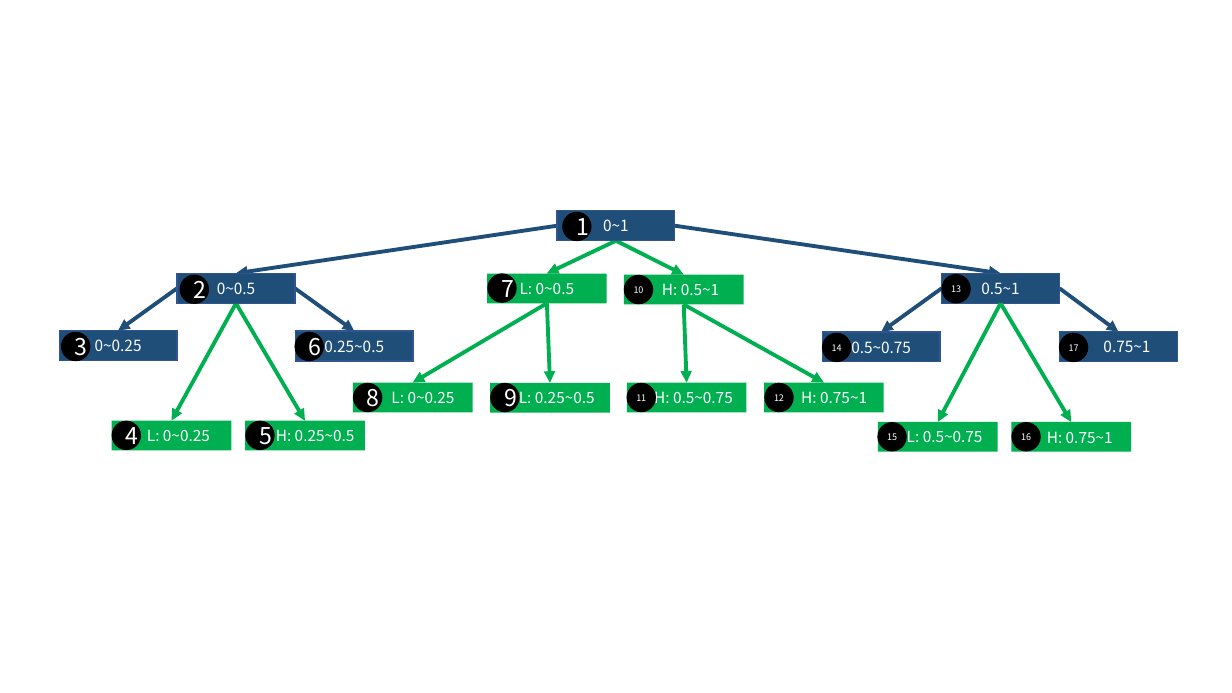
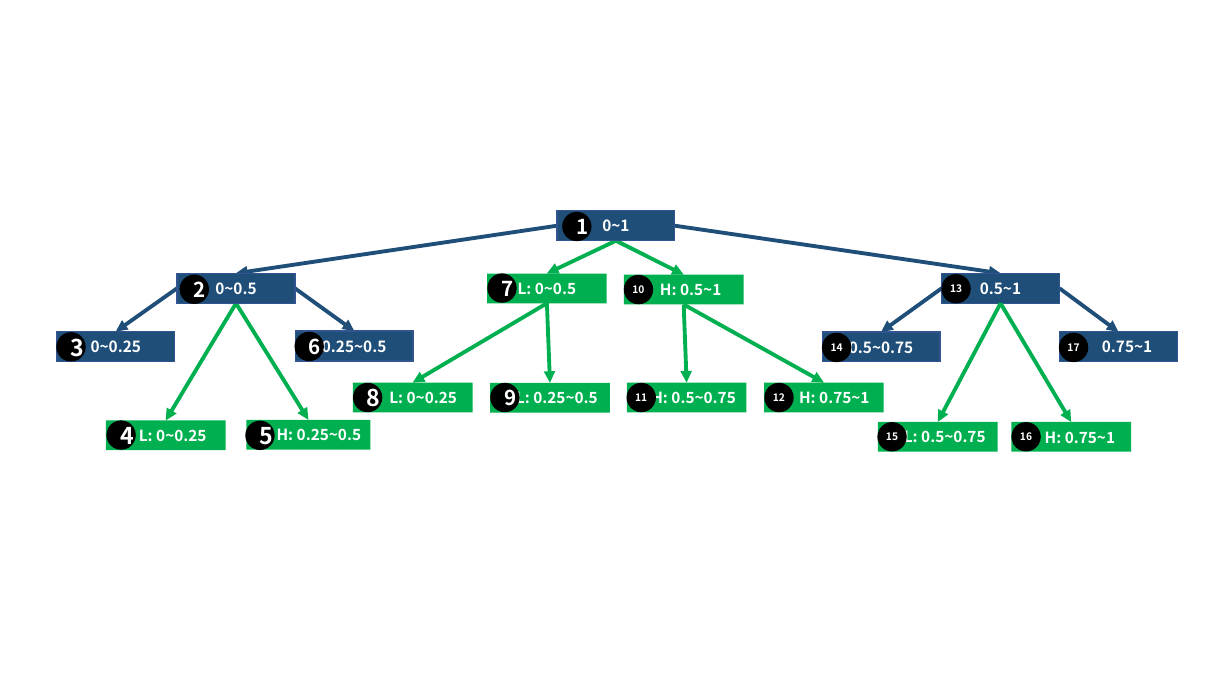
Before and after one commit to shiwanghua/HEM, a slide deck: slide 1 of pictures/HEM_expand/biye/BG-Tree.pptx. Drawn at 1232x693 pixels with LibreOffice and Linux fonts; fonts in the diff are those of the drawing. Boxes give left, top, right and bottom in pixels: in the first picture for what was removed or moved away, otherwise in the second. Text is boxed around its words. In the diff, an @@ line names an element or a change of style, - is before the commit and + after.

```diff
--- a/pictures/HEM_expand/biye/BG-Tree.pptx
+++ b/pictures/HEM_expand/biye/BG-Tree.pptx
@@ arrow moved from (236, 303) - (172, 421) to (236, 303) - (165, 421) @@
@@ arrow moved from (236, 303) - (305, 421) to (236, 303) - (309, 420) @@
@@ size 7 to 8 pt, bold on in 8 elements at bbox=[625, 275, 653, 303], bbox=[628, 384, 655, 411], bbox=[765, 384, 793, 411], bbox=[943, 274, 970, 302], bbox=[823, 334, 850, 361], bbox=[878, 422, 906, 450], bbox=[1012, 422, 1040, 450], bbox=[1060, 334, 1088, 361] @@
@@ size 18 to 16 pt, bold on in 5 elements at bbox=[563, 213, 591, 240], bbox=[180, 275, 208, 303], bbox=[295, 333, 323, 360], bbox=[488, 274, 516, 302], bbox=[491, 384, 518, 411] @@
@@ 2 ellipses, 1 rectangle: place and size @@
-2 ellipses, 1 rectangle at bbox=[62, 333, 232, 450]
+2 ellipses, 1 rectangle at bbox=[57, 333, 226, 450]
@@ bold on in 20 elements at bbox=[177, 274, 296, 303], bbox=[296, 331, 414, 360], bbox=[557, 211, 676, 240], bbox=[942, 274, 1060, 303], bbox=[823, 332, 941, 361], bbox=[1060, 332, 1178, 361], bbox=[1012, 422, 1132, 452], bbox=[878, 422, 998, 452], bbox=[624, 274, 744, 304], bbox=[487, 274, 607, 303], bbox=[490, 383, 610, 412], bbox=[353, 383, 473, 412], bbox=[764, 383, 884, 412], bbox=[627, 383, 747, 412], bbox=[246, 421, 274, 449], bbox=[57, 332, 176, 361], bbox=[57, 333, 85, 360], bbox=[107, 421, 135, 449], bbox=[106, 421, 226, 450], bbox=[247, 420, 371, 449] @@
@@ rectangle "H: 0.25~0.5": place and size @@
-rectangle "H: 0.25~0.5" at bbox=[245, 421, 365, 450]
+rectangle "H: 0.25~0.5" at bbox=[247, 420, 371, 449]
```
Also in this commit, not shown: 5 other files.
